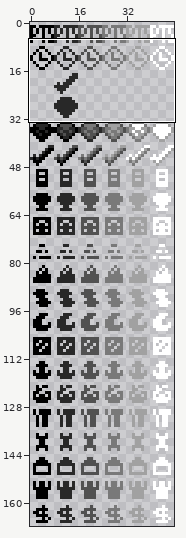
Two states of a sprite sheet, resources/img/bg/level-select-characters.png. The picture above shows the old version from afar; the outline marks the close-up.
Close-up. Earlier state:
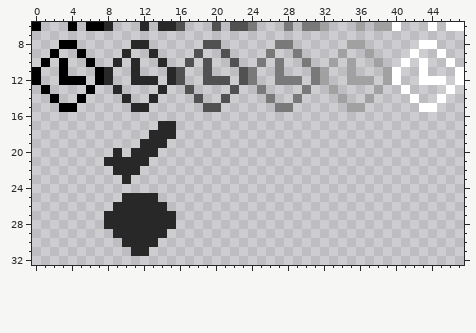
The file is 48x168 pixels. Shown: x 0..47, y 6..32.
After:
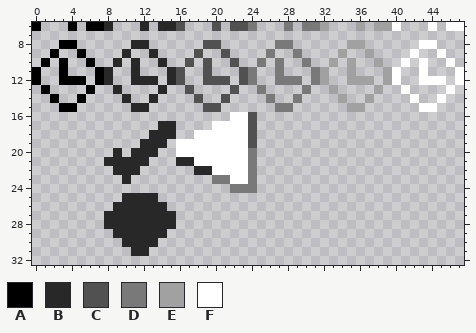
Palette (. is transparent): A #000000  B #282828  C #515151  D #797979  E #a1a1a1  F #ffffff
Author's note on the commit: Finish level select state design
Difference:
y 16: x 22..24 ... -> FFC
y 17: x 20..24 ..... -> FFFFC
y 18: x 18..24 ....... -> FFFFFFC
y 19: x 16..24 ......... -> FFFFFFFFC
y 20: x 16..24 ......... -> FFFFFFFFD
y 21: x 16..24 ......... -> BBFFFFFFD
y 22: x 18..24 ....... -> BBFFFFD
y 23: x 20..24 ..... -> DDFFD
y 24: x 22..24 ... -> DDD
Where, in picture pixels (left, top, right, bottom), the same in both close-ups:
added: (176, 112, 257, 193)
